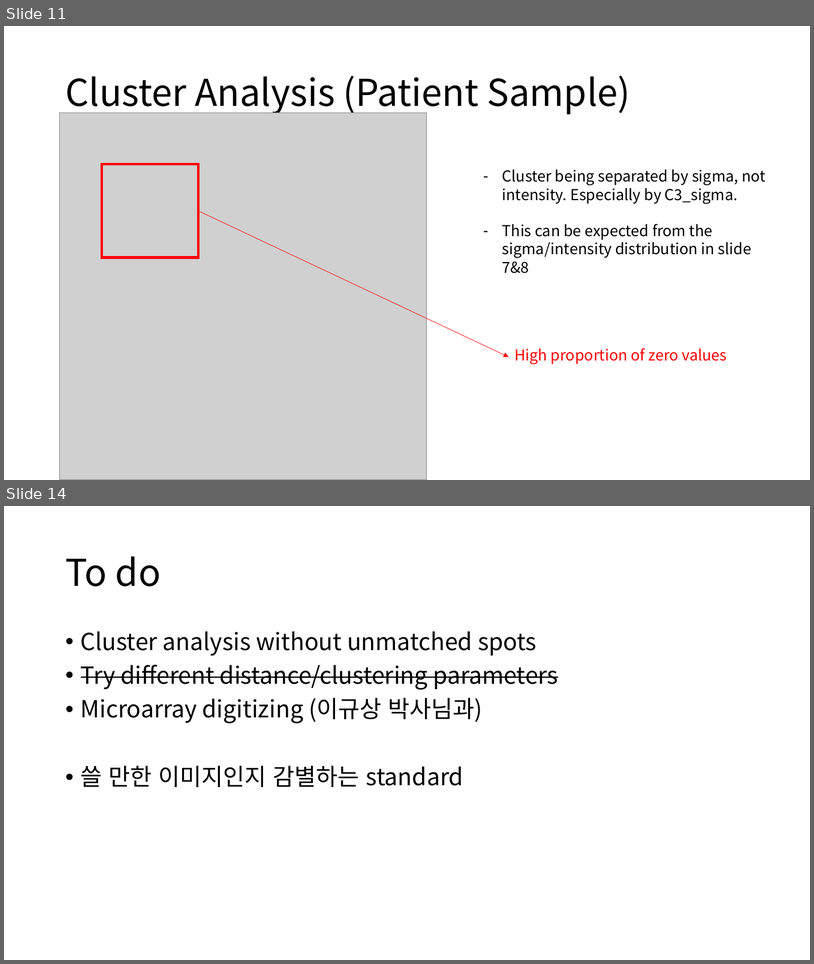
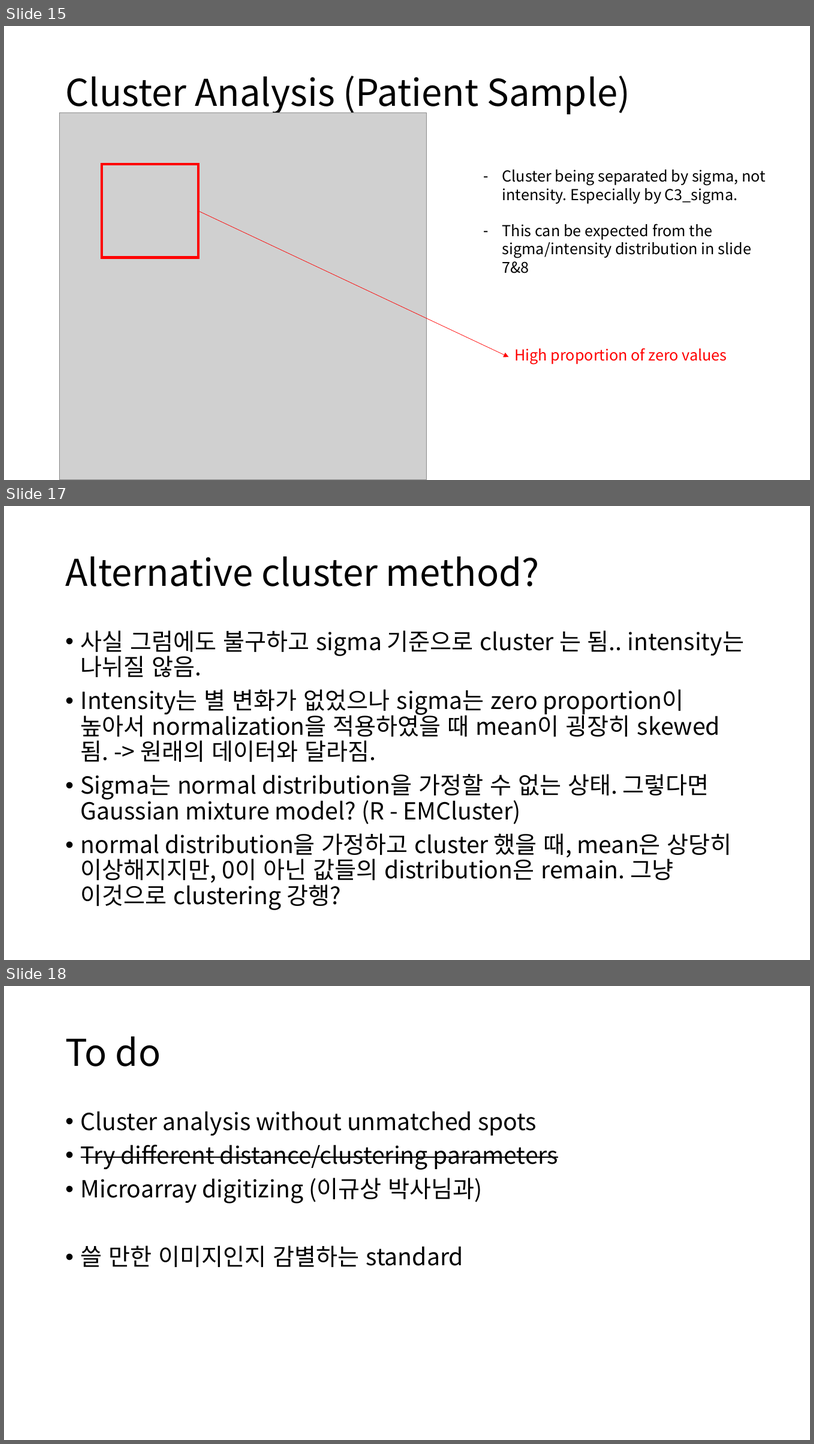
Before and after one commit to HeesooSong/UNIST_internship, a slide deck: Progress Update/20221115_Progress Update.pptx. Shown one above the other, each under a label of ours: slides 11 and 14 before the commit, slides 15, 17 and 18 after it; the slides between them are not shown. The pictures are 814x964 and 814x1444 pixels, drawn with LibreOffice and Linux fonts; fonts in the diff are those of the drawing; grey boxes stand for pictures. Boxes give left, top, right and bottom in pixels: in the first picture for what was removed or moved away, otherwise in the second. Text is boxed around its words. In the diff, an @@ line names an element or a change of style, - is before the commit and + after.

```diff
--- a/Progress Update/20221115_Progress Update.pptx
+++ b/Progress Update/20221115_Progress Update.pptx
@@ slide 17 added at <box>4,506,810,960</box>, background #FFFFFF @@
@@ title added at <box>65,556,540,586</box>, 44 pt, text #000000 @@
+Alternative cluster method?
@@ text added at <box>81,630,744,910</box>, 28 pt, text #000000 @@
+• 사실 그럼에도 불구하고 sigma 기준으로 cluster 는 됨.. intensity는 나뉘질 않음.
+• Intensity는 별 변화가 없었으나 sigma는 zero proportion이 높아서 normalization을 적용하였을 때 mean이 굉장히 skewed 됨. -> 원래의 데이터와 달라짐.
+• Sigma는 normal distribution을 가정할 수 없는 상태. 그렇다면 Gaussian mixture model? (R - EMCluster)
+• normal distribution을 가정하고 cluster 했을 때, mean은 상당히 이상해지지만, 0이 아닌 값들의 distribution은 remain. 그냥 이것으로 clustering 강행?
@@ what was slide 11 is now slide 15 @@
@@ what was slide 14 is now slide 18 @@
```
Also in this commit, not shown: 6 slides changed, 4 other slides added, 1 slide removed, 5 other files.
